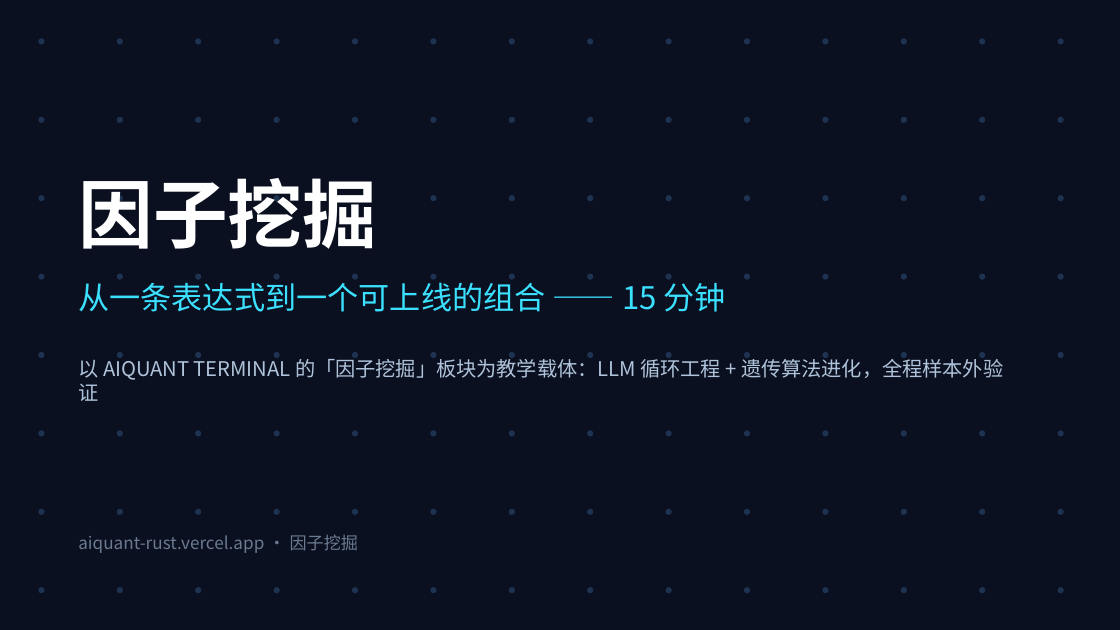
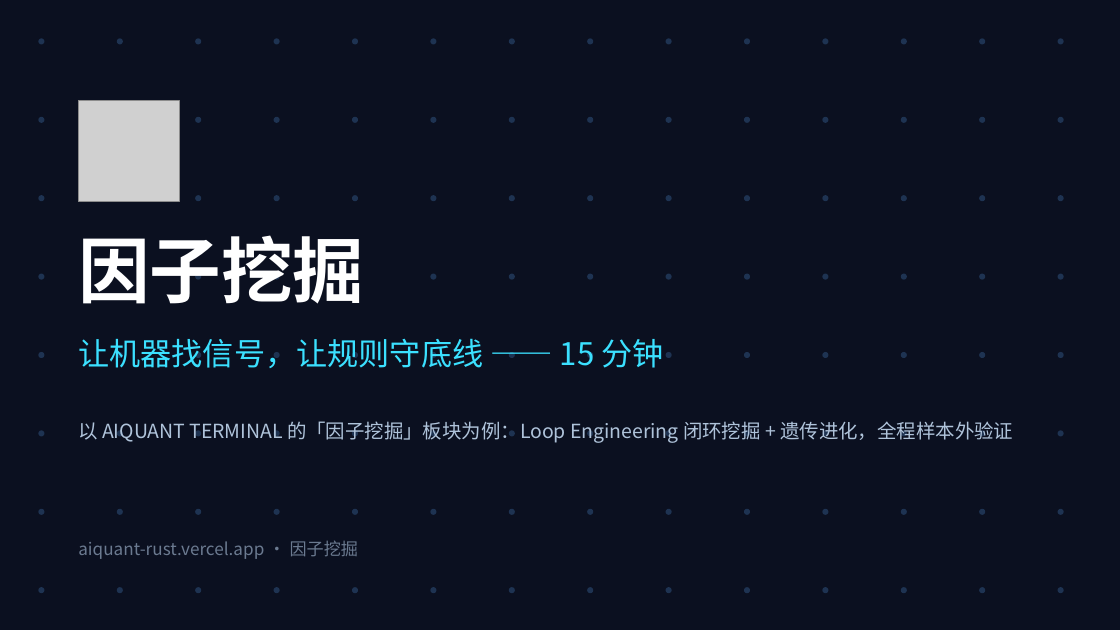
Before and after one commit to presleyzhou/Aiquant, a slide deck: slide 1 of docs/lecture/因子挖掘-15分钟.pptx. Drawn at 1120x630 pixels with LibreOffice and Linux fonts; fonts in the diff are those of the drawing; grey boxes stand for pictures. Boxes give left, top, right and bottom in pixels: in the first picture for what was removed or moved away, otherwise in the second. Text is boxed around its words. In the diff, an @@ line names an element or a change of style, - is before the commit and + after.

```diff
--- a/docs/lecture/因子挖掘-15分钟.pptx
+++ b/docs/lecture/因子挖掘-15分钟.pptx
@@ picture added at (x1=78, y1=101, x2=179, y2=202) @@
@@ ellipse removed at (x1=118, y1=118, x2=122, y2=122) @@
@@ text "因子挖掘" moved from (x1=78, y1=178, x2=377, y2=249) to (x1=78, y1=235, x2=364, y2=304) @@
@@ text "因子挖掘" at (x1=78, y1=235, x2=364, y2=304): size 48 to 46 pt @@
@@ text removed at (x1=78, y1=277, x2=726, y2=312) @@
-从一条表达式到一个可上线的组合 —— 15 分钟
@@ text added at (x1=78, y1=338, x2=663, y2=368), 20 pt, text #3BE0FF @@
+让机器找信号，让规则守底线 —— 15 分钟
@@ text at (x1=78, y1=421, x2=1013, y2=443): text changed; size 13 to 12.5 pt @@
-以 AIQUANT TERMINAL 的「因子挖掘」板块为教学载体：LLM 循环工程 + 遗传算法进化，全程样本外验证
+以 AIQUANT TERMINAL 的「因子挖掘」板块为例：Loop Engineering 闭环挖掘 + 遗传进化，全程样本外验证
@@ text "aiquant-rust.vercel.app · 因子挖掘" moved from (x1=78, y1=534, x2=359, y2=553) to (x1=78, y1=540, x2=359, y2=559) @@
```
Also in this commit, not shown: 4 other slides changed, 9 slides added, 7 slides removed, 3 other files.
